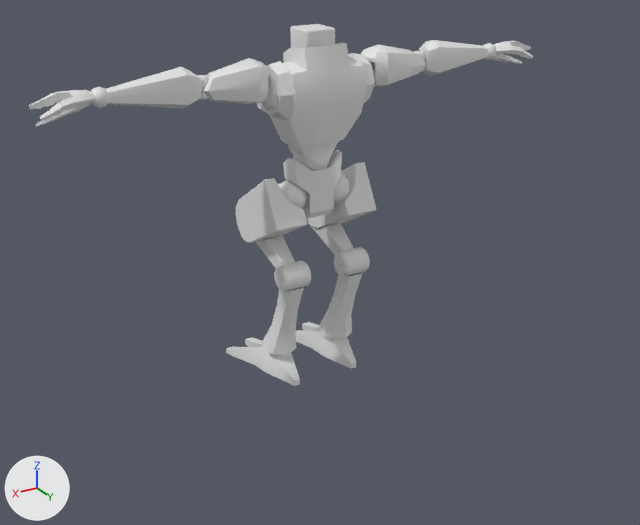
Two versions of the Blender file Game/Assets/SAGYO/char/m_exBone.blend, one commit apart.
Both versions are drawn from a camera (50 mm lens) standing at (20.1, 34.3, 22.5) and looking at (1.8, 3.8, 7.3). Every picture has the same lights, and +X, +Y and +Z are marked at lower left.

In view in the first picture: 'm_arm1', 'm_arm2', 'm_body', 'm_foot1', 'm_foot2', 'm_foot3', 'm_foot4', 'm_foot_joint', 'm_hand', 'm_head', 'm_heel'.
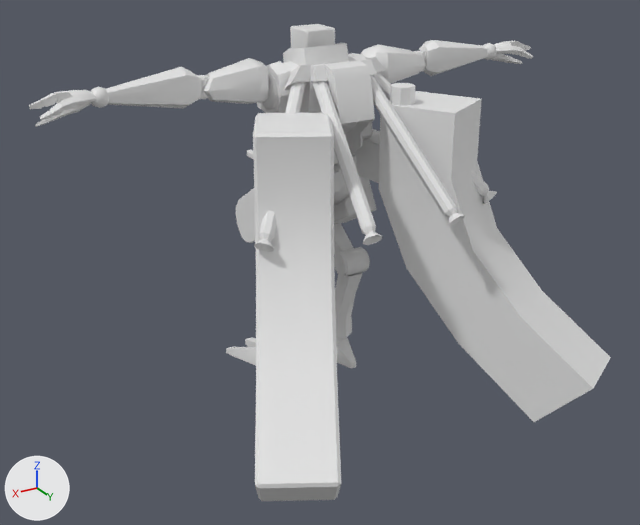
What differs and where, as boxes [x1, y1, x2, y2] in the pictures (640 x 525 px):
'Cube.001', added
    after: [334, 83, 611, 422]
'WaistGun', added
    after: [247, 113, 341, 501]
'Backpack', added
    after: [254, 57, 497, 252]
'm_body', unchanged, covered by the edit
    before: [257, 43, 375, 219]
    after: [257, 43, 366, 113]
'm_foot1', unchanged, covered by the edit
    before: [236, 162, 376, 243]
    after: [236, 176, 376, 243]
'm_foot3', unchanged, covered by the edit
    before: [263, 273, 363, 355]
    after: [335, 273, 363, 338]
'm_foot4', unchanged, covered by the edit
    before: [226, 322, 356, 386]
    after: [226, 337, 356, 369]

The change, as a list of edits to the scene's bpy script:
```text
Add mat_backpack_mate:
    mat_backpack_mate = principled_material('Backpack_mate')
    mat_backpack_mate.base_color = (0.8, 0.8, 0.8)  # white #e7e7e7
Add me_cube_012_1:
    me_cube_012_1.from_pydata(...)  # 78 vertices, 67 faces; spans x -1.9..7.2, y -2.6..12.5, z -10.5..3.7
    me_cube_012_1.polygons.foreach_set('use_smooth', [True] * 67)
Add me_cube_001_1:
    me_cube_001_1.from_pydata(...)  # 149 vertices, 140 faces; spans x -1.9..6.9, y -2.6..12.5, z -10.4..2.9
    me_cube_001_1.polygons.foreach_set('use_smooth', [True] * 140)
Add me_cube_014:
    me_cube_014.from_pydata(...)  # 128 vertices, 105 faces; spans x 0.0..6.04, y -0.2..6.81, z -2.97..3.33
    me_cube_014.polygons.foreach_set('use_smooth', [True] * 105)
    me_cube_014.materials.append(mat_backpack_mate)  # white #e7e7e7
Add ob_cube_001:
    ob_cube_001 = bpy.data.objects.new('Cube.001', me_cube_012_1)
    ob_cube_001.location = (-1.88, -0.02, 10.91)
    ob_cube_001.scale = (-1.0, 1.0, 1.0)
Add ob_waistgun:
    ob_waistgun = bpy.data.objects.new('WaistGun', me_cube_001_1)
    ob_waistgun.location = (1.88, -0.02, 10.91)
Add ob_backpack:
    ob_backpack = bpy.data.objects.new('Backpack', me_cube_014)
    ob_backpack.location = (0.0, 1.59, 12.25)
    _m = ob_backpack.modifiers.new('Mirror', 'MIRROR')
    _m.use_clip = True
```
